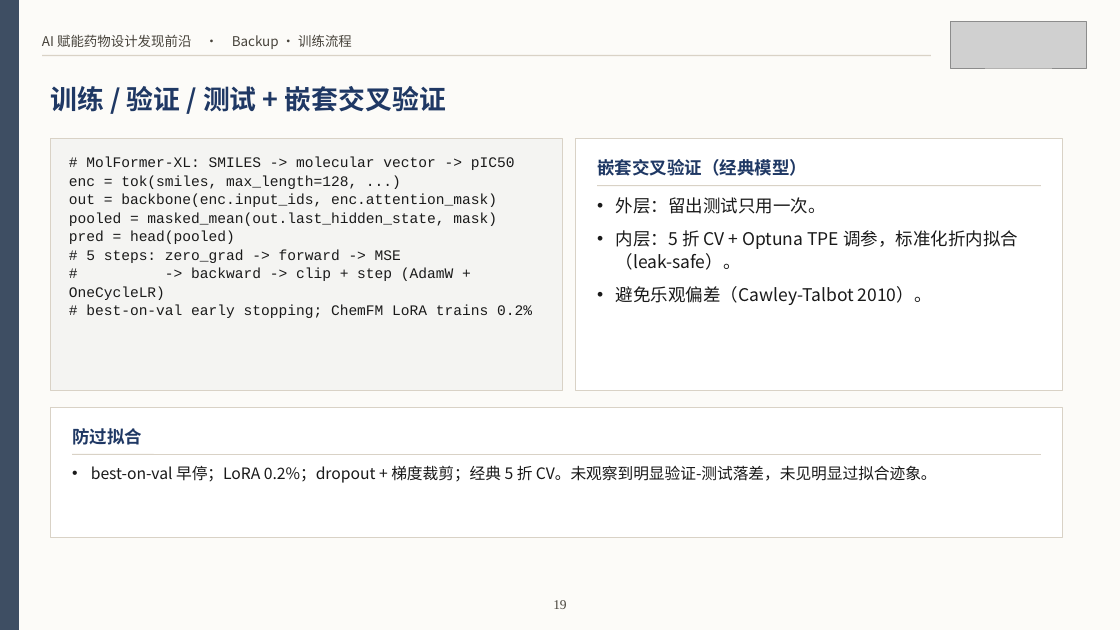
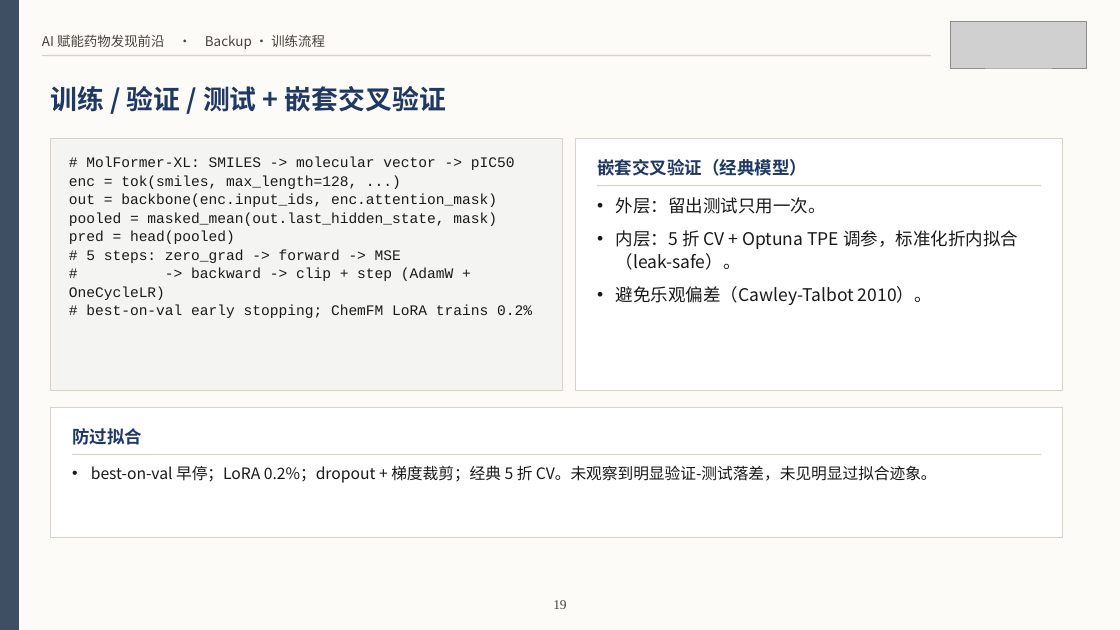
Before and after one commit to Smugpigeon/molecular-conformal-benchmark, a slide deck: slide 21 of report/课程汇报_BACE.pptx. Drawn at 1120x630 pixels with LibreOffice and Linux fonts; fonts in the diff are those of the drawing; grey boxes stand for pictures. Boxes give left, top, right and bottom in pixels: in the first picture for what was removed or moved away, otherwise in the second. Text is boxed around its words. In the diff, an @@ line names an element or a change of style, - is before the commit and + after.

```diff
--- a/report/课程汇报_BACE.pptx
+++ b/report/课程汇报_BACE.pptx
@@ text at [42, 34, 325, 49]: text changed @@
-AI 赋能药物设计发现前沿 · Backup · 训练流程
+AI 赋能药物发现前沿 · Backup · 训练流程
```
Also in this commit, not shown: 26 other slides changed, 5 other files.
